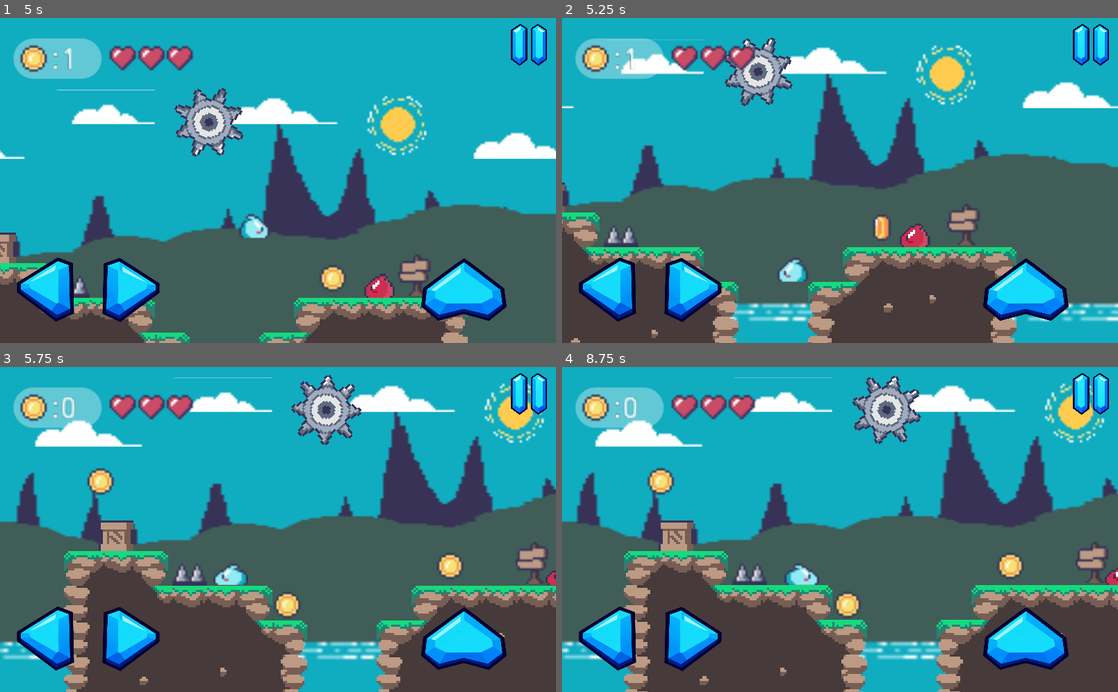
Above: before the commit, frames 1-4 (two rows, left to right).
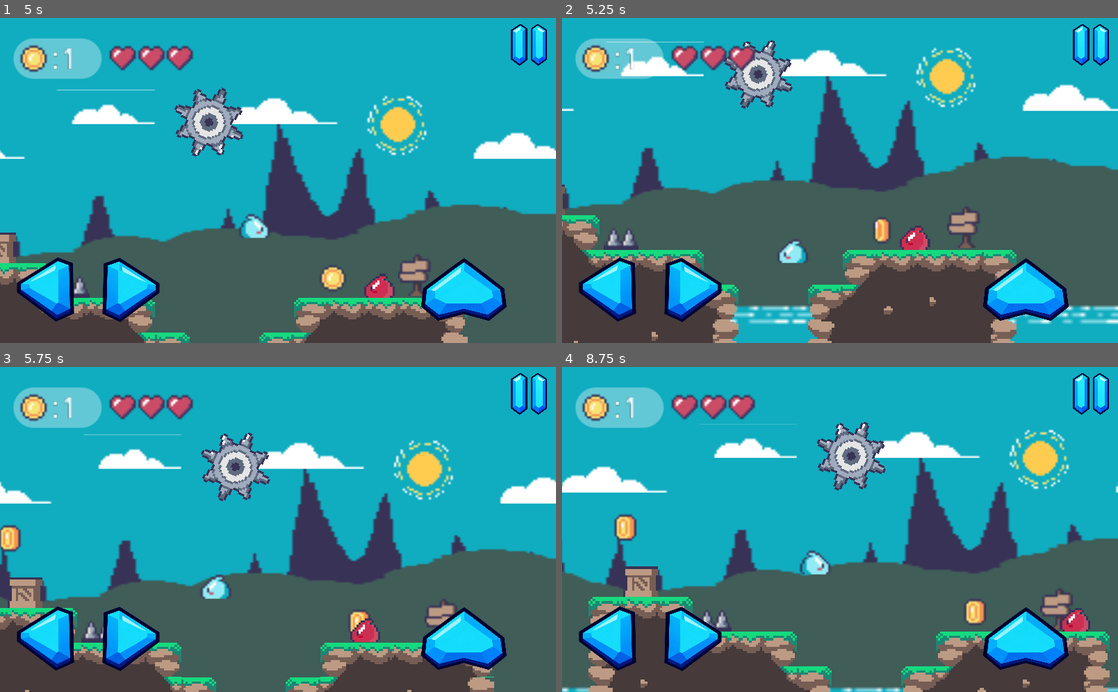
Above: after the commit, the same moments.

Repository: solidstatemiriana/Plataforma2D
Game: Godot game, scene res://Scenes/Menu.tscn
Two runs of this game, one before a commit and one after it. Both use one fixed random seed, a clock stepped at 60 frames per second and the inputs below.
Inputs:
- Up to frame 1 (5 s): click "Start Game" at 0.5 s; tap Enter (ui_accept) at 1.25, 2.1, 2.27, 2.57, 3.6, 3.77, 4.07 s; hold Enter (ui_accept) 1.28-2.03 s; hold Right (ui_right) 1.28-2.78 s; hold Left (ui_left) 2.78-3.53 s; hold Enter (ui_accept) 2.78-3.53 s; hold Right (ui_right) from 3.53 s (still down); hold Enter (ui_accept) from 4.28 s (still down)
- Up to frame 2 (5.25 s): release Right (ui_right) at 5.03 s; release Enter (ui_accept) at 5.03 s; hold Left (ui_left) from 5.03 s (still down); tap Enter (ui_accept) at 5.1 s
- Up to frame 3 (5.75 s): keep holding Left (ui_left); tap Enter (ui_accept) at 5.27, 5.57 s
- Up to frame 4 (8.75 s): release Left (ui_left) at 5.78 s; hold Right (ui_right) 5.78-6.53 s; hold Enter (ui_accept) 5.78-6.53 s; hold Left (ui_left) 6.53-8.03 s; tap Enter (ui_accept) at 6.6, 6.77, 7.07, 8.1, 8.27, 8.57 s; hold Enter (ui_accept) 7.28-8.03 s; hold Right (ui_right) from 8.03 s (still down)

Frame 1 is identical in both runs. In frame 2, 10% of the frame differs, in the area x 0-100%, y 5-100%; in frame 3, 54%, in the area x 0-100%, y 2-100%; in frame 4, 48%.

Commit message:
Fix quick taps: buffer jump from _input event (iOS taps fire press+release in same frame)

Diff:
--- a/Scripts/Player.gd
+++ b/Scripts/Player.gd
@@ -13,6 +13,12 @@
 var motion = Vector2()
 
 var lifes = 3
+
+var jump_buffer = 0
+
+func _input(event):
+	if event.is_action_pressed("ui_accept"):
+		jump_buffer = 8
 
 func _physics_process(delta):
 
@@ -34,13 +40,17 @@
 		friction = true
 
 	if is_on_floor():
-		if Input.is_action_pressed("ui_accept"):
+		if jump_buffer > 0 or Input.is_action_pressed("ui_accept"):
 			motion.y = jumpHeight
+			jump_buffer = 0
 		if friction == true:
 			motion.x = lerp(motion.x ,0,0.5)
 	else:
 		if friction == true:
 			motion.x = lerp(motion.x,0,0.01)
+
+	if jump_buffer > 0:
+		jump_buffer -= 1
 
 	motion = move_and_slide(motion,up)
 
